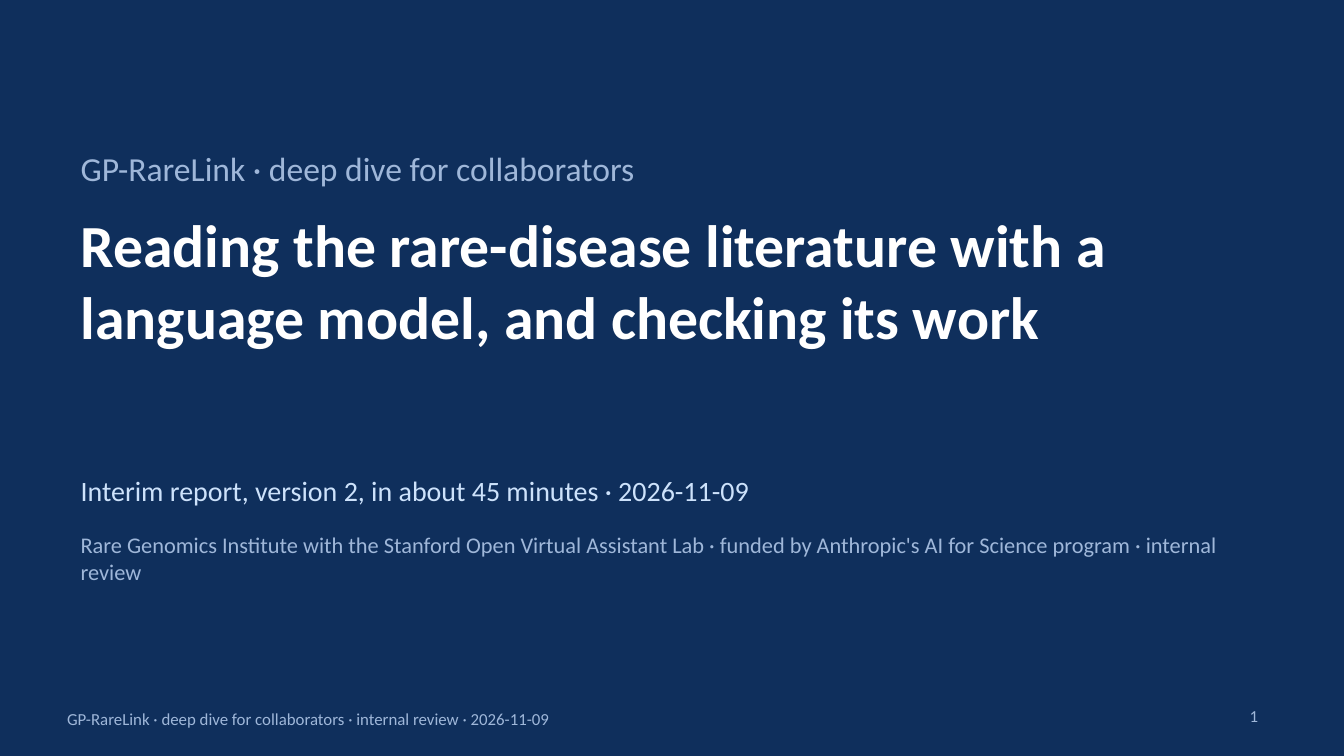
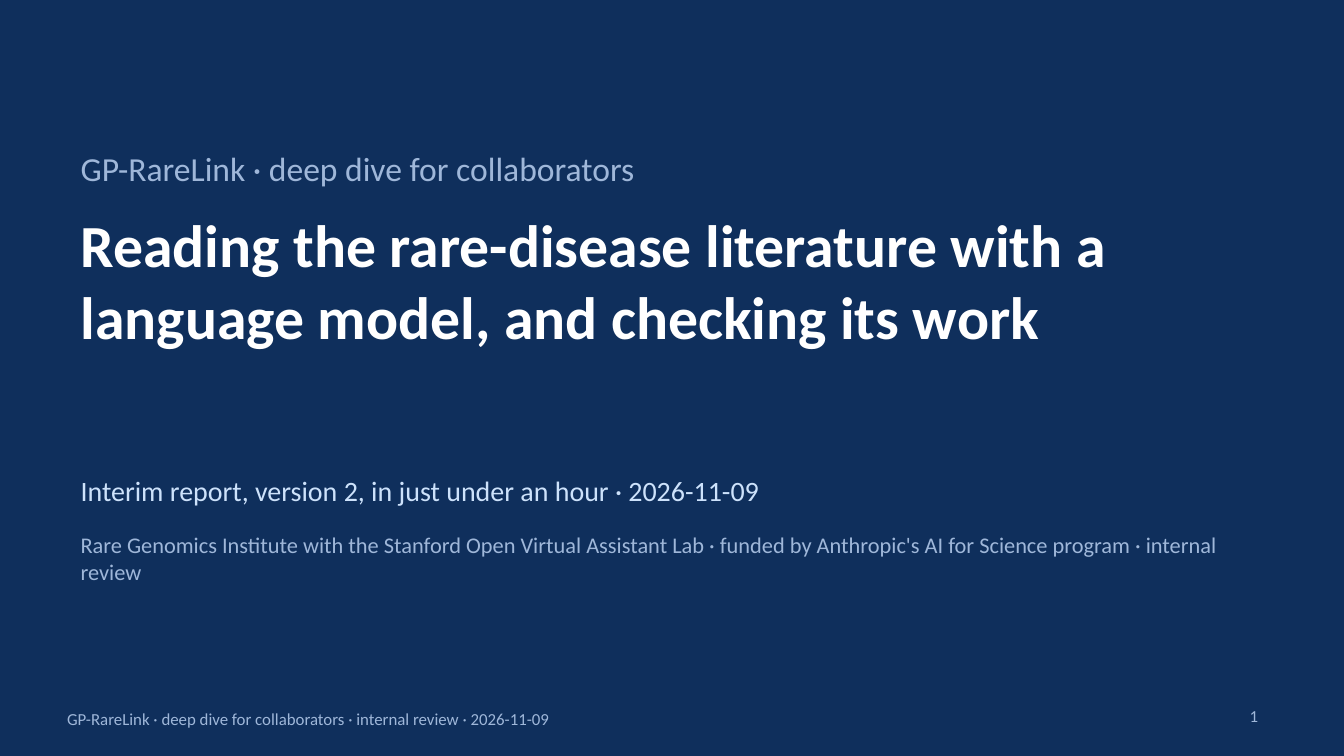
Before and after one commit to cjimmylin/gp-rarelink, a slide deck: slide 1 of reports/deck/gp_rarelink_deep_dive.pptx. Drawn at 1344x756 pixels with LibreOffice and Linux fonts; fonts in the diff are those of the drawing. Boxes give left, top, right and bottom in pixels: in the first picture for what was removed or moved away, otherwise in the second. Text is boxed around its words. In the diff, an @@ line names an element or a change of style, - is before the commit and + after.

```diff
--- a/reports/deck/gp_rarelink_deep_dive.pptx
+++ b/reports/deck/gp_rarelink_deep_dive.pptx
@@ text at (81, 481, 758, 506): text changed @@
-Interim report, version 2, in about 45 minutes · 2026-11-09
+Interim report, version 2, in just under an hour · 2026-11-09
```
Also in this commit, not shown: 1 other slide changed, 4 other files.
